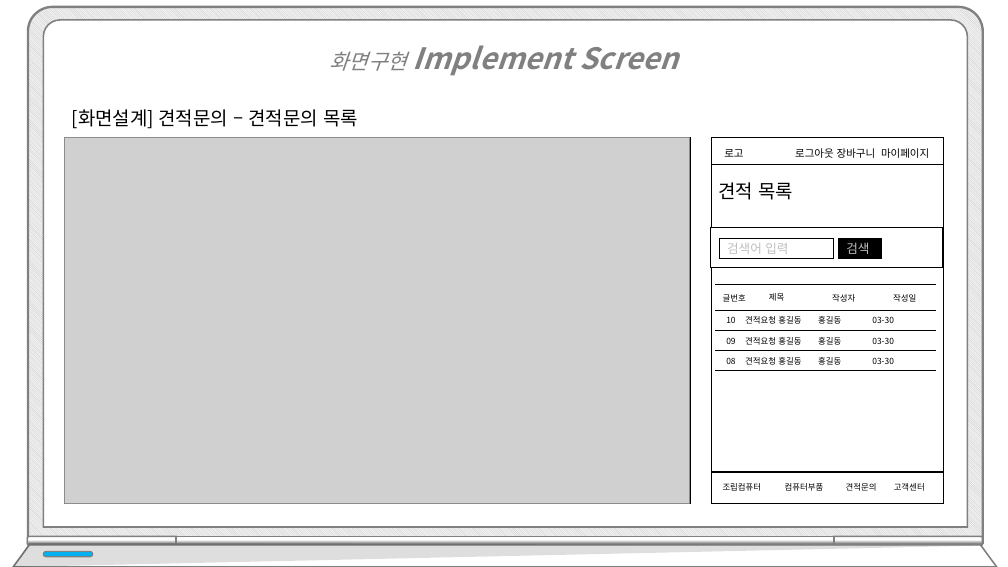
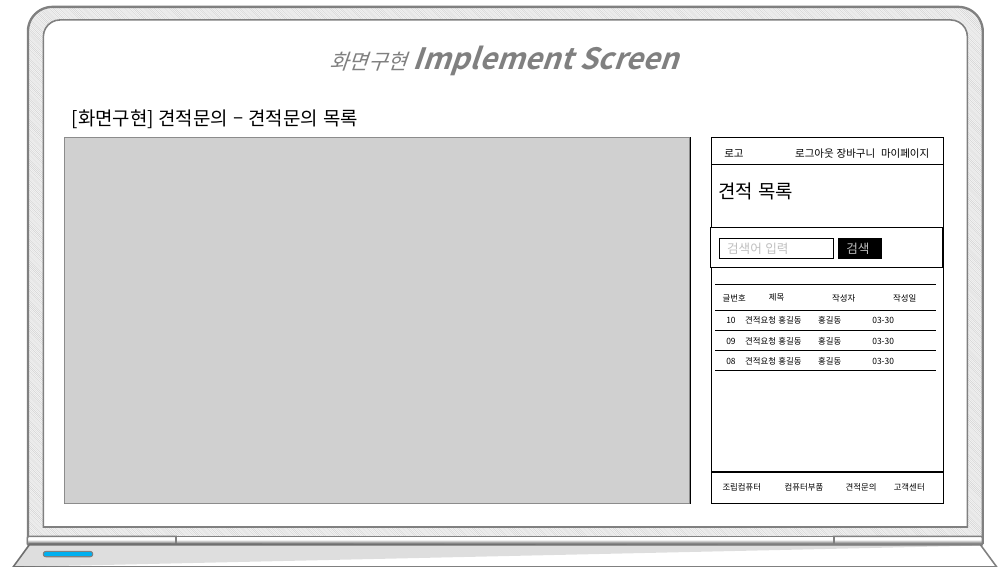
Before and after one commit to hhsw07/ezen-academy-projects, a slide deck: slide 83 of WebContent/발표/3차/프로젝트5_3차.pptx (slide 77 before the commit). Drawn at 1008x567 pixels with LibreOffice and Linux fonts; fonts in the diff are those of the drawing; grey boxes stand for pictures. Boxes give left, top, right and bottom in pixels: in the first picture for what was removed or moved away, otherwise in the second. Text is boxed around its words. In the diff, an @@ line names an element or a change of style, - is before the commit and + after.

```diff
--- a/WebContent/발표/3차/프로젝트5_3차.pptx
+++ b/WebContent/발표/3차/프로젝트5_3차.pptx
@@ text at bbox=[72, 109, 358, 129]: text changed @@
-[화면설계] 견적문의 – 견적문의 목록
+[화면구현] 견적문의 – 견적문의 목록
```
Also in this commit, not shown: 6 other slides changed, 16 slides added, 1 slide removed.
